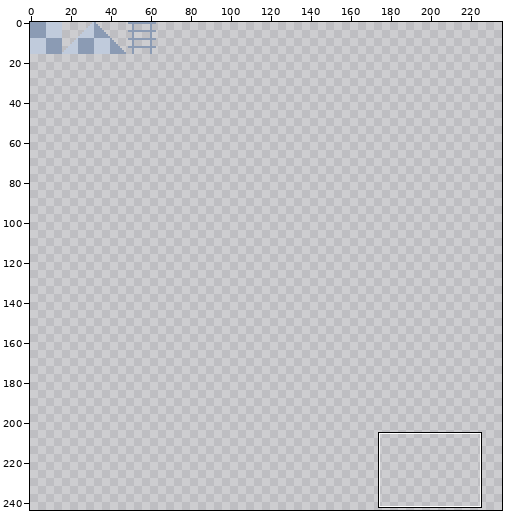
File history of a pixel-art file, Tilemap/Tilemap.aseprite. The picture above shows the old version from afar; the outline marks the close-up.
Close-up. Before:
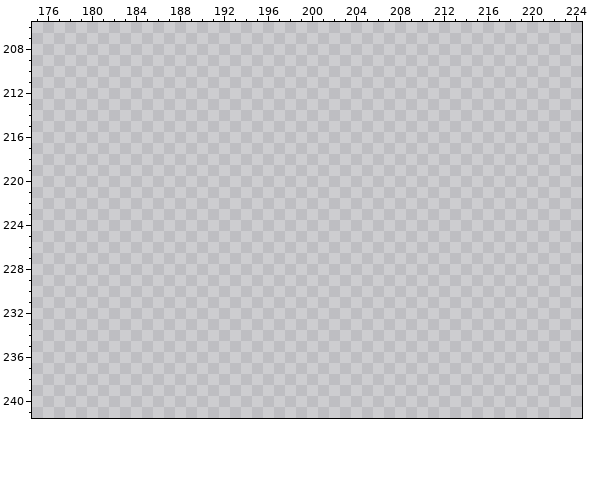
250x250 pixels, 1 frame. Colours within 5 levels of each other are drawn and written as one. Shown: x 175..224, y 206..241. The old version is drawn lined up with the new one, on the new canvas. The wide view leaves out empty margins. The commit also changed other parts of the picture, which this record leaves out.
After the commit:
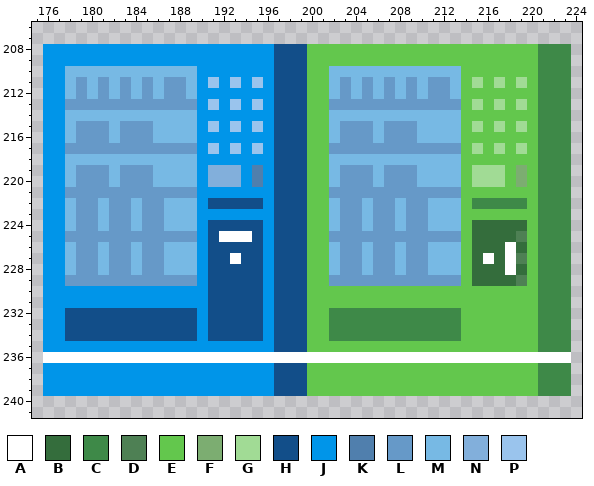
Palette (. is transparent): A #ffffff  B #346d3c  C #3e8948  D #4e8054  E #63c74d  F #7cad71  G #a1db95  H #124e89  J #0095e9  K #507fad  L #6699c8  M #77b9e4  N #82afdb  P #9ac4ed
From old to new:
canvas 250x250 -> 256x256
Changed rows in their new state; - is an unchanged pixel.
first column x 176:
208 JJJJJJJJJJJJJJJJJJJJJHHHEEEEEEEEEEEEEEEEEEEEECCC
209 JJJJJJJJJJJJJJJJJJJJJHHHEEEEEEEEEEEEEEEEEEEEECCC
210 JJMMMMMMMMMMMMJJJJJJJHHHEEMMMMMMMMMMMMEEEEEEECCC
211 JJMLMLMLMLMLLMJPJPJPJHHHEEMLMLMLMLMLLMEGEGEGECCC
212 JJMLMLMLMLMLLMJJJJJJJHHHEEMLMLMLMLMLLMEEEEEEECCC
213 JJLLLLLLLLLLLLJPJPJPJHHHEELLLLLLLLLLLLEGEGEGECCC
214 JJMMMMMMMMMMMMJJJJJJJHHHEEMMMMMMMMMMMMEEEEEEECCC
215 JJMLLLMLLLMMMMJPJPJPJHHHEEMLLLMLLLMMMMEGEGEGECCC
216 JJMLLLMLLLMMMMJJJJJJJHHHEEMLLLMLLLMMMMEEEEEEECCC
217 JJLLLLLLLLLLLLJPJPJPJHHHEELLLLLLLLLLLLEGEGEGECCC
218 JJMMMMMMMMMMMMJJJJJJJHHHEEMMMMMMMMMMMMEEEEEEECCC
219 JJMLLLMLLLMMMMJNNNJKJHHHEEMLLLMLLLMMMMEGGGEFECCC
220 JJMLLLMLLLMMMMJNNNJKJHHHEEMLLLMLLLMMMMEGGGEFECCC
221 JJLLLLLLLLLLLLJJJJJJJHHHEELLLLLLLLLLLLEEEEEEECCC
222 JJMLLMLLMLLMMMJHHHHHJHHHEEMLLMLLMLLMMMECCCCCECCC
223 JJMLLMLLMLLMMMJJJJJJJHHHEEMLLMLLMLLMMMEEEEEEECCC
224 JJMLLMLLMLLMMMJHHHHHJHHHEEMLLMLLMLLMMMEBBBBBECCC
225 JJLLLLLLLLLLLLJHAAAHJHHHEELLLLLLLLLLLLEBBBBDECCC
226 JJMLLMLLMLLMMMJHHHHHJHHHEEMLLMLLMLLMMMEBBBABECCC
227 JJMLLMLLMLLMMMJHHAHHJHHHEEMLLMLLMLLMMMEBABADECCC
228 JJMLLMLLMLLMMMJHHHHHJHHHEEMLLMLLMLLMMMEBBBABECCC
229 JJLLLLLLLLLLLLJHHHHHJHHHEELLLLLLLLLLLLEBBBBDECCC
230 JJJJJJJJJJJJJJJHHHHHJHHHEEEEEEEEEEEEEEEEEEEEECCC
231 JJJJJJJJJJJJJJJHHHHHJHHHEEEEEEEEEEEEEEEEEEEEECCC
232 JJHHHHHHHHHHHHJHHHHHJHHHEECCCCCCCCCCCCEEEEEEECCC
233 JJHHHHHHHHHHHHJHHHHHJHHHEECCCCCCCCCCCCEEEEEEECCC
234 JJHHHHHHHHHHHHJHHHHHJHHHEECCCCCCCCCCCCEEEEEEECCC
235 JJJJJJJJJJJJJJJJJJJJJHHHEEEEEEEEEEEEEEEEEEEEECCC
236 AAAAAAAAAAAAAAAAAAAAAAAAAAAAAAAAAAAAAAAAAAAAAAAA
237 JJJJJJJJJJJJJJJJJJJJJHHHEEEEEEEEEEEEEEEEEEEEECCC
238 JJJJJJJJJJJJJJJJJJJJJHHHEEEEEEEEEEEEEEEEEEEEECCC
239 JJJJJJJJJJJJJJJJJJJJJHHHEEEEEEEEEEEEEEEEEEEEECCC
Pixel boxes of the changes (left, top, right, bottom) in both close-ups:
added: (43, 44, 571, 396)
